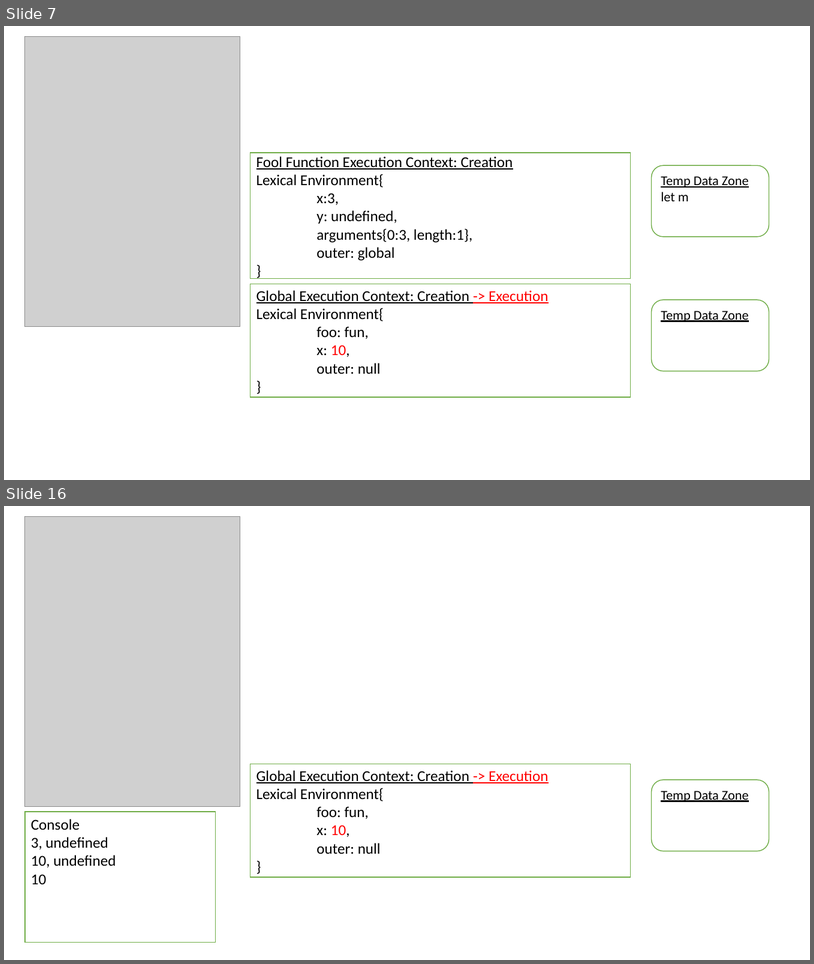
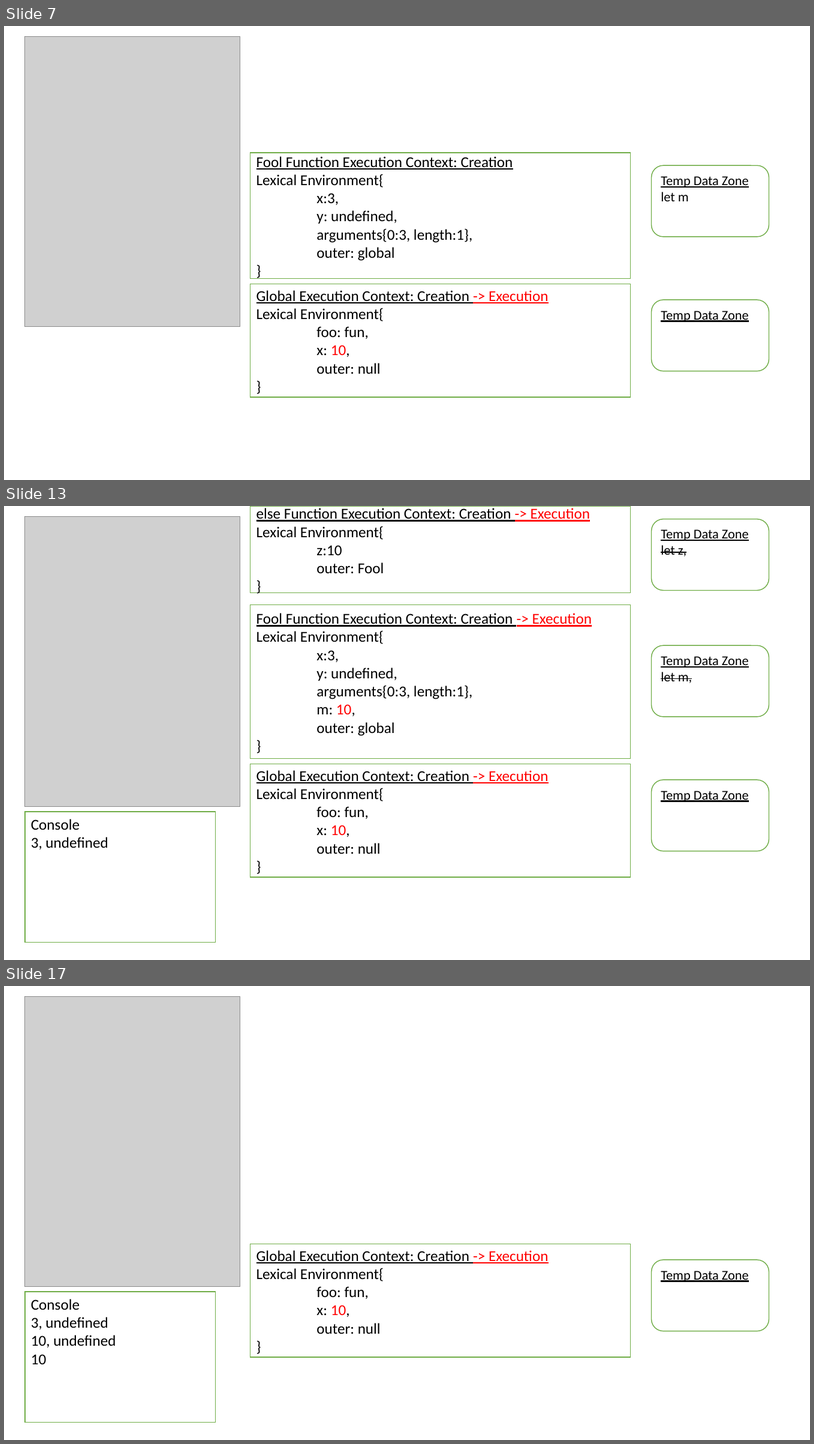
Before and after one commit to HeinHtetZawNeo/HeinHtetZawNeo.github.io, a slide deck: Lab6/ProblemB.pptx. Shown one above the other, each under a label of ours: slides 7 and 16 before the commit, slides 7, 13 and 17 after it; the slides between them are not shown. The pictures are 814x964 and 814x1444 pixels, drawn with LibreOffice and Linux fonts; fonts in the diff are those of the drawing; grey boxes stand for pictures. Boxes give left, top, right and bottom in pixels: in the first picture for what was removed or moved away, otherwise in the second. Text is boxed around its words. In the diff, an @@ line names an element or a change of style, - is before the commit and + after.

```diff
--- a/Lab6/ProblemB.pptx
+++ b/Lab6/ProblemB.pptx
@@ slide 13 added at (4,506,810,960), background #FFFFFF @@
@@ picture added at (25,517,240,807) @@
@@ rectangle added at (250,506,631,592), fill #FFFFFF, outline #70AD47 1 pt, 18 pt, text #000000, underline @@
+else Function Execution Context: Creation -> Execution
+Lexical Environment{
+z:10
+outer: Fool
+}
@@ rounded rectangle added at (652,519,769,591), fill #FFFFFF, outline #70AD47 1 pt, 16 pt, text #000000, underline @@
+Temp Data Zone
+let z,
@@ rectangle added at (250,604,631,758), fill #FFFFFF, outline #70AD47 1 pt, 18 pt, text #000000 @@
+Fool Function Execution Context: Creation -> Execution
+Lexical Environment{
+x:3,
+y: undefined,
+arguments{0:3, length:1},
+m: 10,
+outer: global
+}
@@ rounded rectangle added at (652,645,769,717), fill #FFFFFF, outline #70AD47 1 pt, 16 pt, text #000000, underline @@
+Temp Data Zone
+let m,
@@ rectangle added at (250,764,631,877), fill #FFFFFF, outline #70AD47 1 pt, 18 pt, text #000000 @@
+Global Execution Context: Creation -> Execution
+Lexical Environment{
+foo: fun,
+x: 10,
+outer: null
+}
@@ rounded rectangle added at (652,780,769,851), fill #FFFFFF, outline #70AD47 1 pt, 16 pt, text #000000, underline @@
+Temp Data Zone
@@ rectangle added at (25,811,216,942), fill #FFFFFF, outline #70AD47 1 pt, 18 pt, text #000000 @@
+Console
+3, undefined
@@ what was slide 16 is now slide 17 @@
```
Also in this commit, not shown: 8 slides changed, 7 other files.
